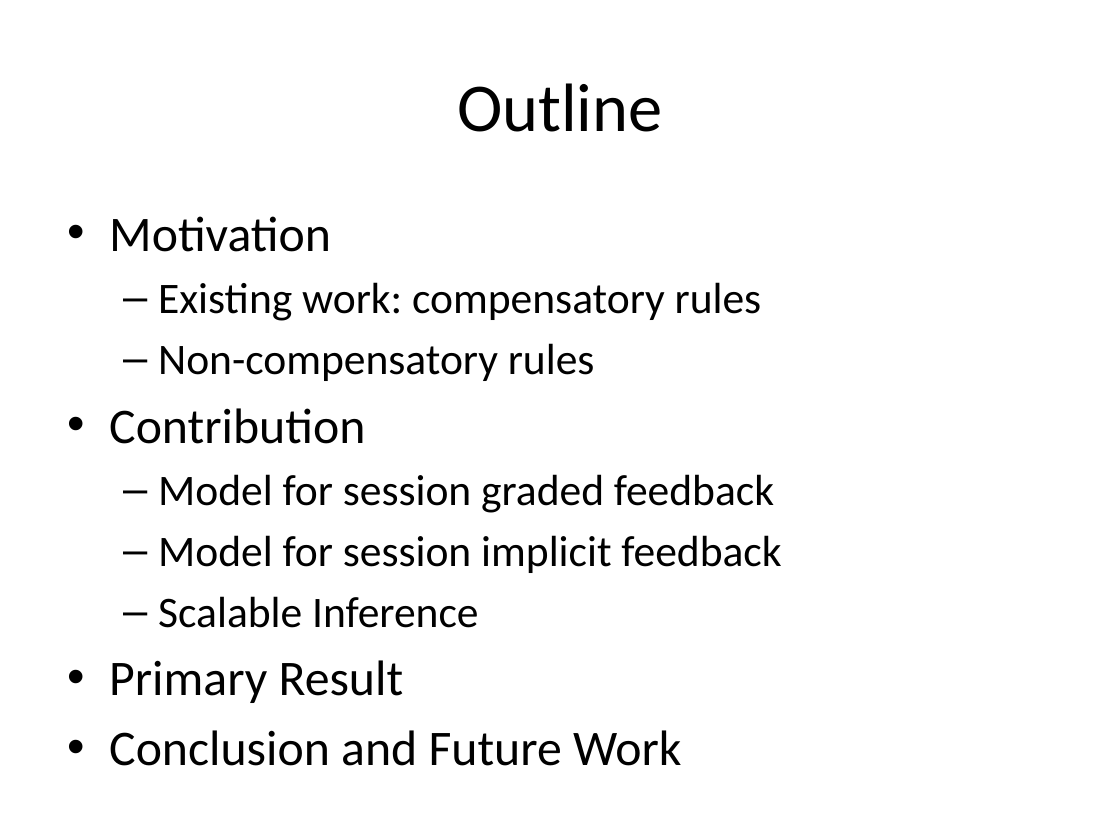
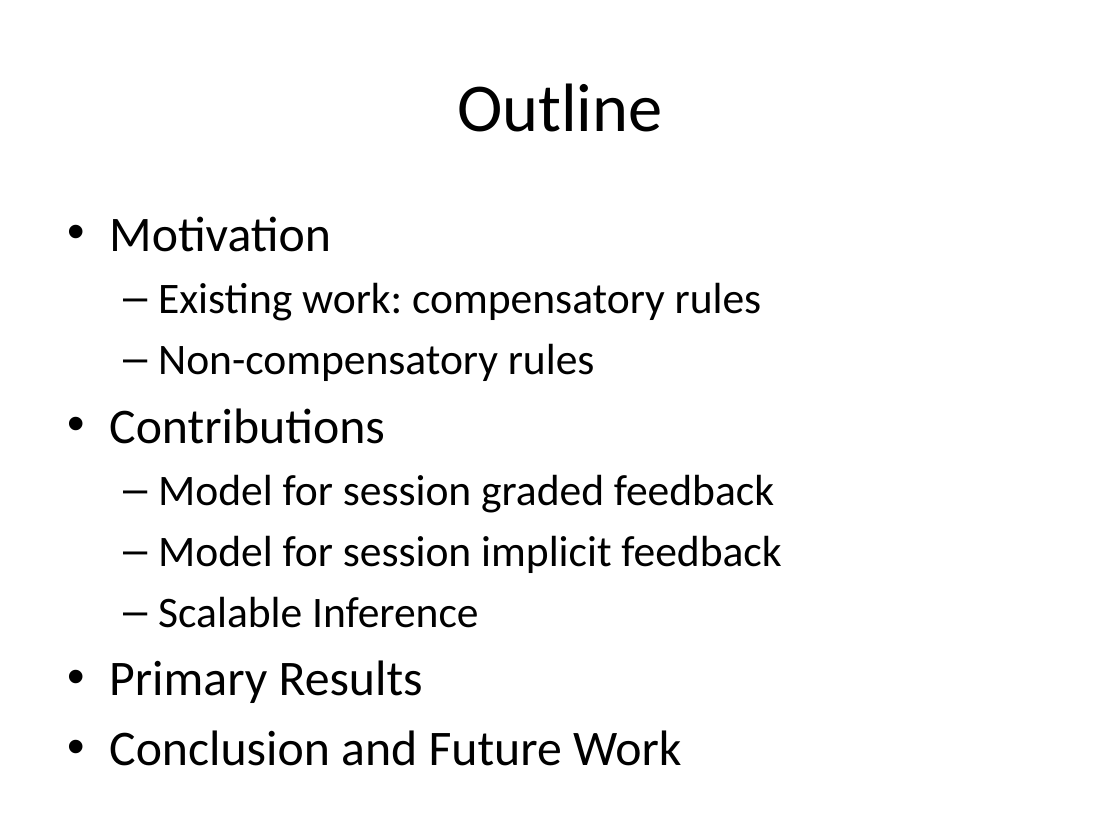
Before and after one commit to cheyennelin/0Psychological, a slide deck: slide 2 of Non Compensatory Recommendation.pptx. Drawn at 1120x840 pixels with LibreOffice and Linux fonts; fonts in the diff are those of the drawing. Boxes give left, top, right and bottom in pixels: in the first picture for what was removed or moved away, otherwise in the second. Text is boxed around its words. In the diff, an @@ line names an element or a change of style, - is before the commit and + after.

```diff
--- a/Non Compensatory Recommendation.pptx
+++ b/Non Compensatory Recommendation.pptx
@@ text at bbox=[109, 408, 385, 444]: text changed @@
-• Contribution
+• Contributions
@@ text at bbox=[109, 660, 423, 703]: text changed @@
-• Primary Result
+• Primary Results
```
Also in this commit, not shown: 1 other slide changed, 6 other files.
